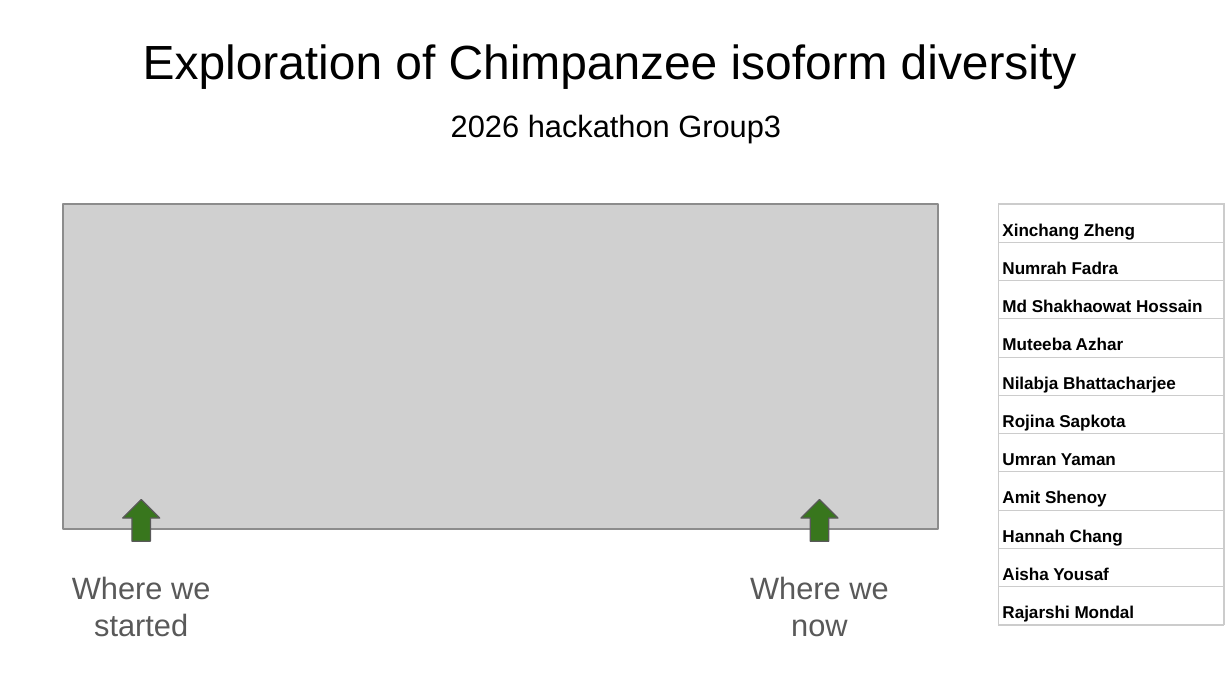
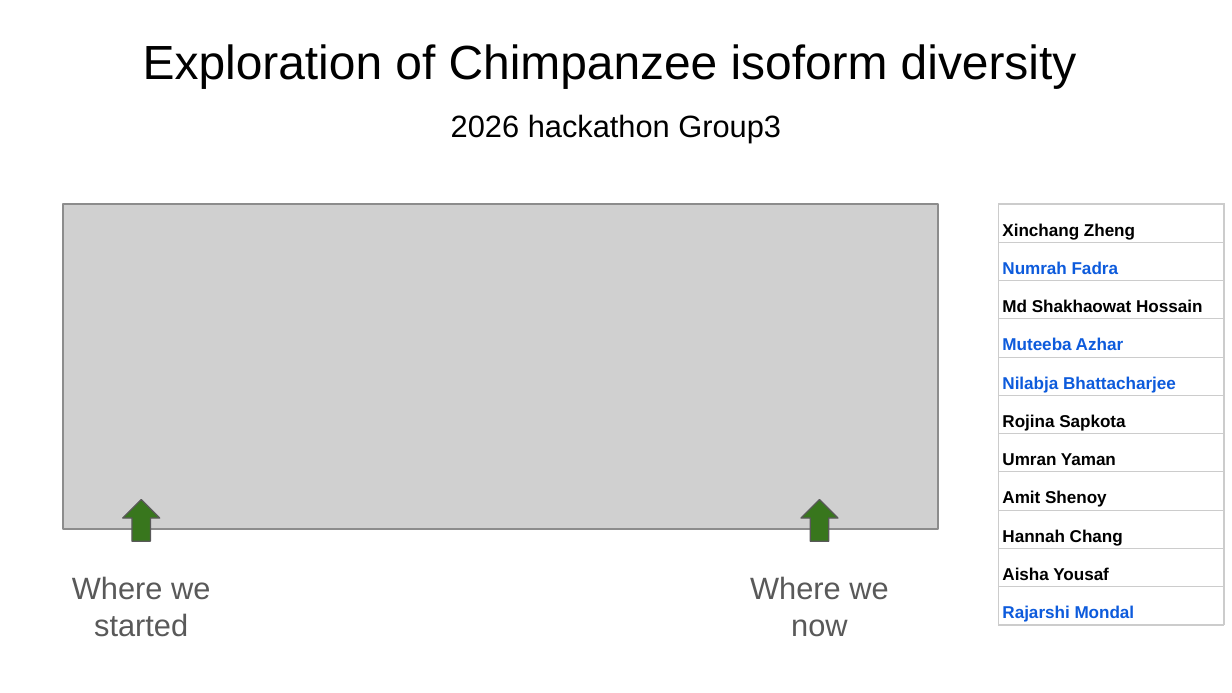
Before and after one commit to collaborativebioinformatics/Chimpanzee-isoform-diversity, a slide deck: slide 1 of slides/2026 Hackathon Chimpanzee!!!.pptx. Drawn at 1232x693 pixels with LibreOffice and Linux fonts; fonts in the diff are those of the drawing; grey boxes stand for pictures. Boxes give left, top, right and bottom in pixels: in the first picture for what was removed or moved away, otherwise in the second. Text is boxed around its words. In the diff, an @@ line names an element or a change of style, - is before the commit and + after.

```diff
--- a/slides/2026 Hackathon Chimpanzee!!!.pptx
+++ b/slides/2026 Hackathon Chimpanzee!!!.pptx
@@ table at (999,205,1225,626) @@
@@ text colour #000000 to #0D5BDC in "Numrah Fadra", "Muteeba Azhar", "Nilabja Bhattacharjee", "Rajarshi Mondal" @@
```
Also in this commit, not shown: 1 other file.
